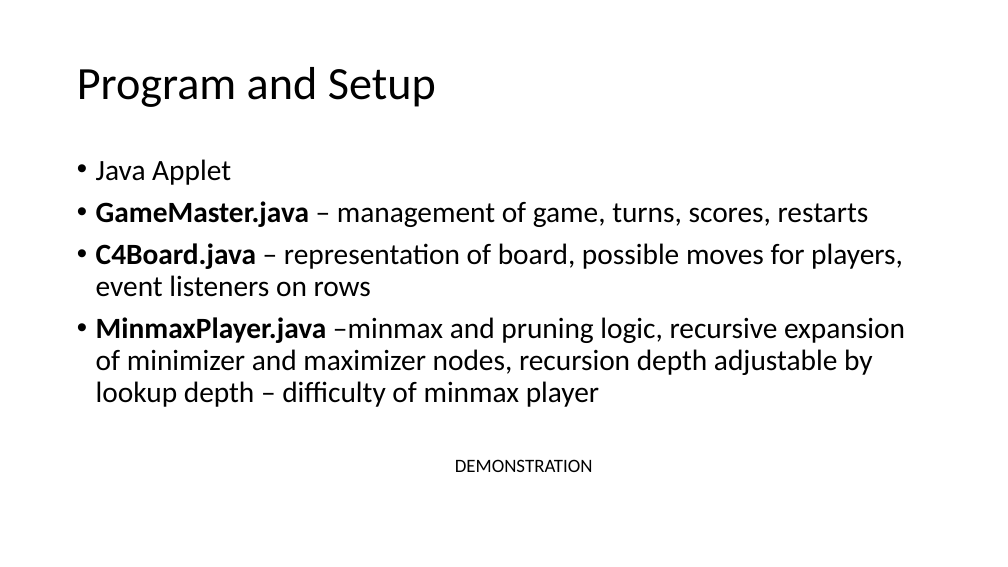
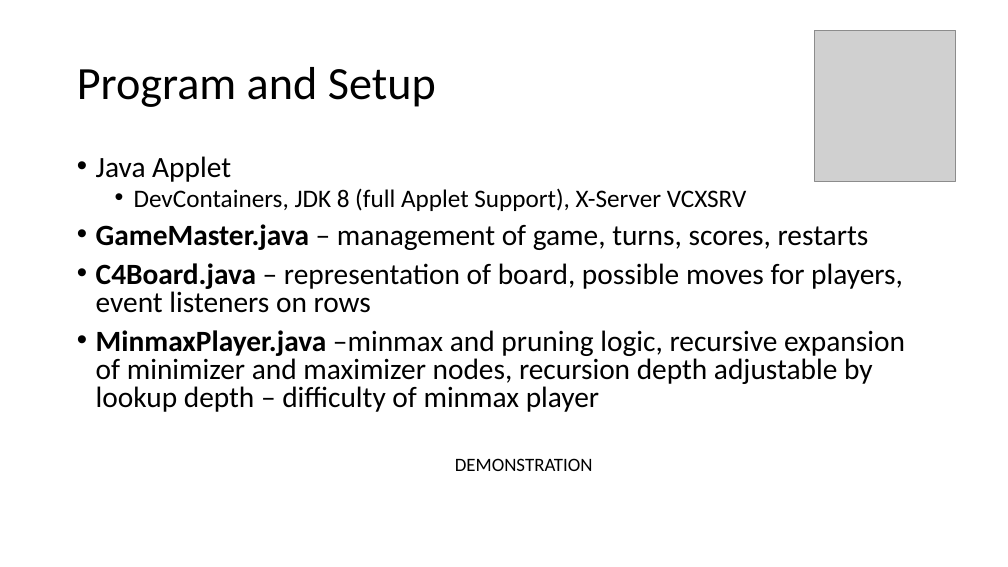
Before and after one commit to XaverB/connect-four, a slide deck: slide 4 of doc/ConnectFourPresentationDraft.pptx. Drawn at 1008x567 pixels with LibreOffice and Linux fonts; fonts in the diff are those of the drawing; grey boxes stand for pictures. Boxes give left, top, right and bottom in pixels: in the first picture for what was removed or moved away, otherwise in the second. Text is boxed around its words. In the diff, an @@ line names an element or a change of style, - is before the commit and + after.

```diff
--- a/doc/ConnectFourPresentationDraft.pptx
+++ b/doc/ConnectFourPresentationDraft.pptx
@@ picture added at [814,30,956,181] @@
@@ text at [96,156,905,471]: line spacing 0.9 to 0.8 @@
@@ text at [134,188,747,211]: paragraph added @@
+  • DevContainers, JDK 8 (full Applet Support), X-Server VCXSRV
```
Also in this commit, not shown: 4 other slides changed, 13 slides added.
